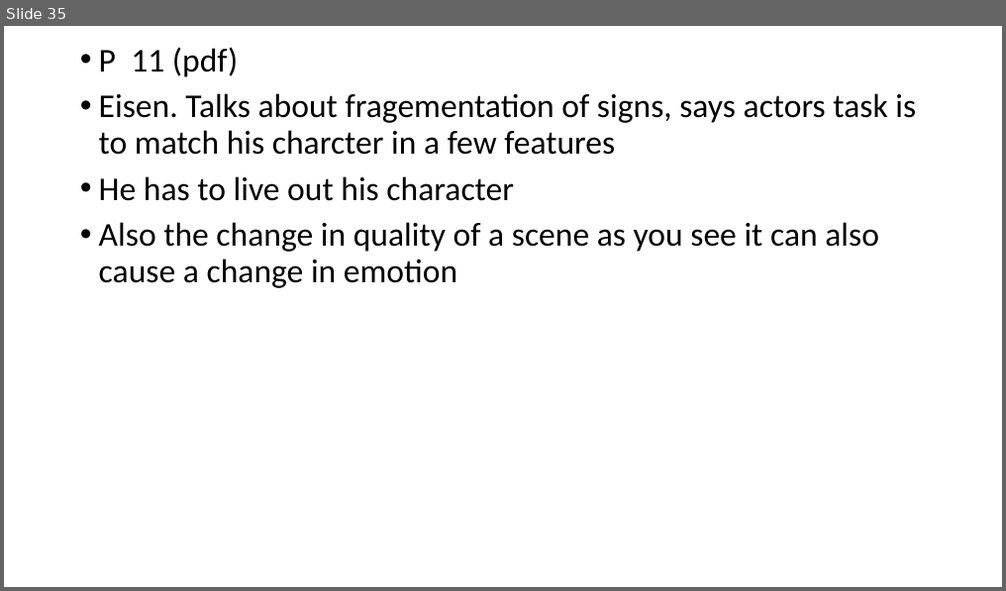
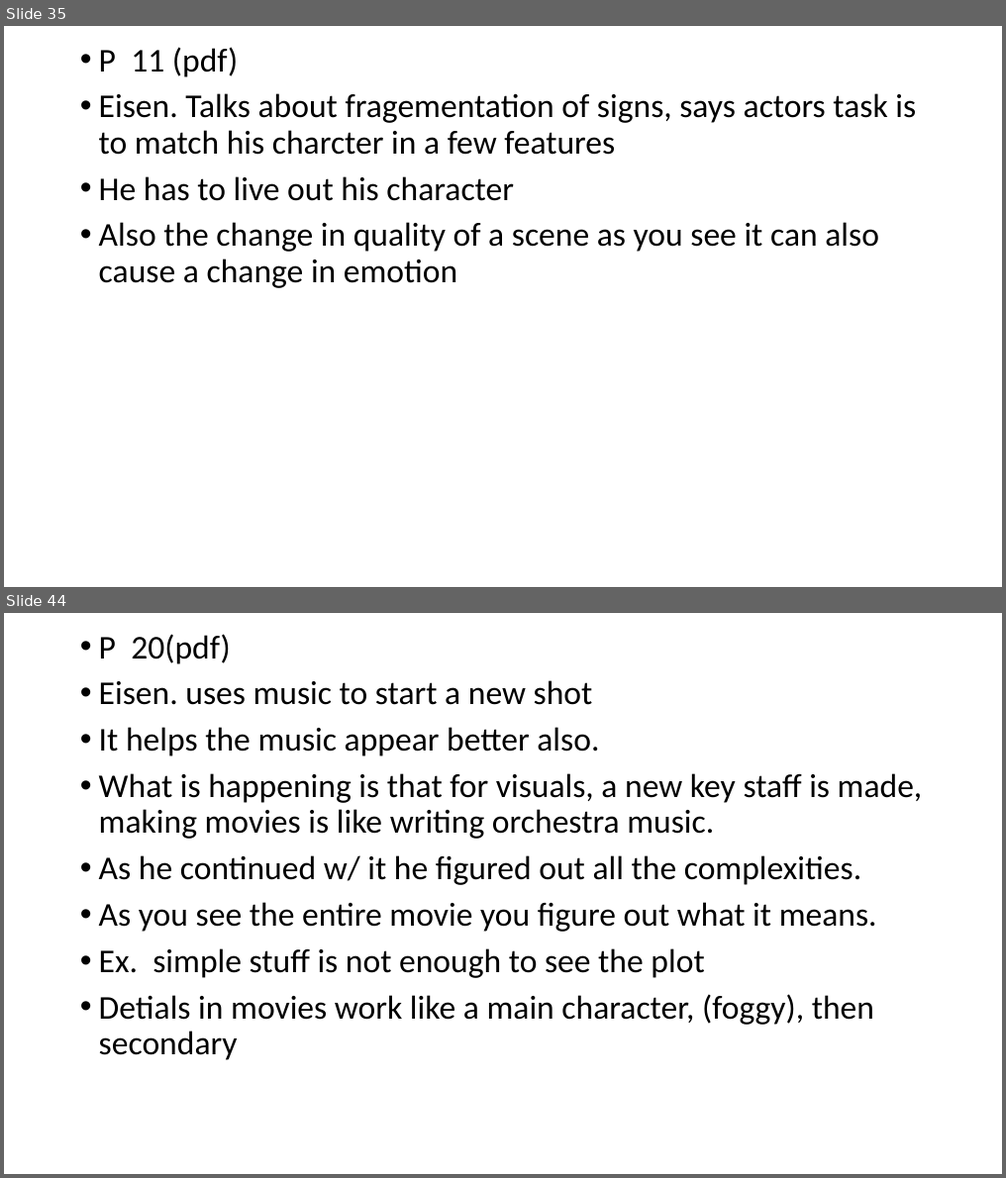
Before and after one commit to MichaelOdumosu57/Spring_2017, a slide deck: Spring 2017 Semester/Music or Arts/ARUS HW/6 ARUS HW/ARUS HW#6 notes.pptx. Shown one above the other, each under a label of ours: slide 35 before the commit, slides 35 and 44 after it; the slides between them are not shown. The pictures are 1006x591 and 1006x1178 pixels, drawn with LibreOffice and Linux fonts; fonts in the diff are those of the drawing. Boxes give left, top, right and bottom in pixels: in the first picture for what was removed or moved away, otherwise in the second. Text is boxed around its words. In the diff, an @@ line names an element or a change of style, - is before the commit and + after.

```diff
--- a/Spring 2017 Semester/Music or Arts/ARUS HW/6 ARUS HW/ARUS HW#6 notes.pptx
+++ b/Spring 2017 Semester/Music or Arts/ARUS HW/6 ARUS HW/ARUS HW#6 notes.pptx
@@ slide 44 added at (4,613,1002,1174), background #FFFFFF @@
@@ text added at (99,634,923,1060), 32 pt, text #000000 @@
+• P 20(pdf)
+• Eisen. uses music to start a new shot
+• It helps the music appear better also.
+• What is happening is that for visuals, a new key staff is made, making movies is like writing orchestra music.
+• As he continued w/ it he figured out all the complexities.
+• As you see the entire movie you figure out what it means.
+• Ex. simple stuff is not enough to see the plot
+• Detials in movies work like a main character, (foggy), then secondary
```
Also in this commit, not shown: 2 slides changed, 18 other slides added, 17 other files.
